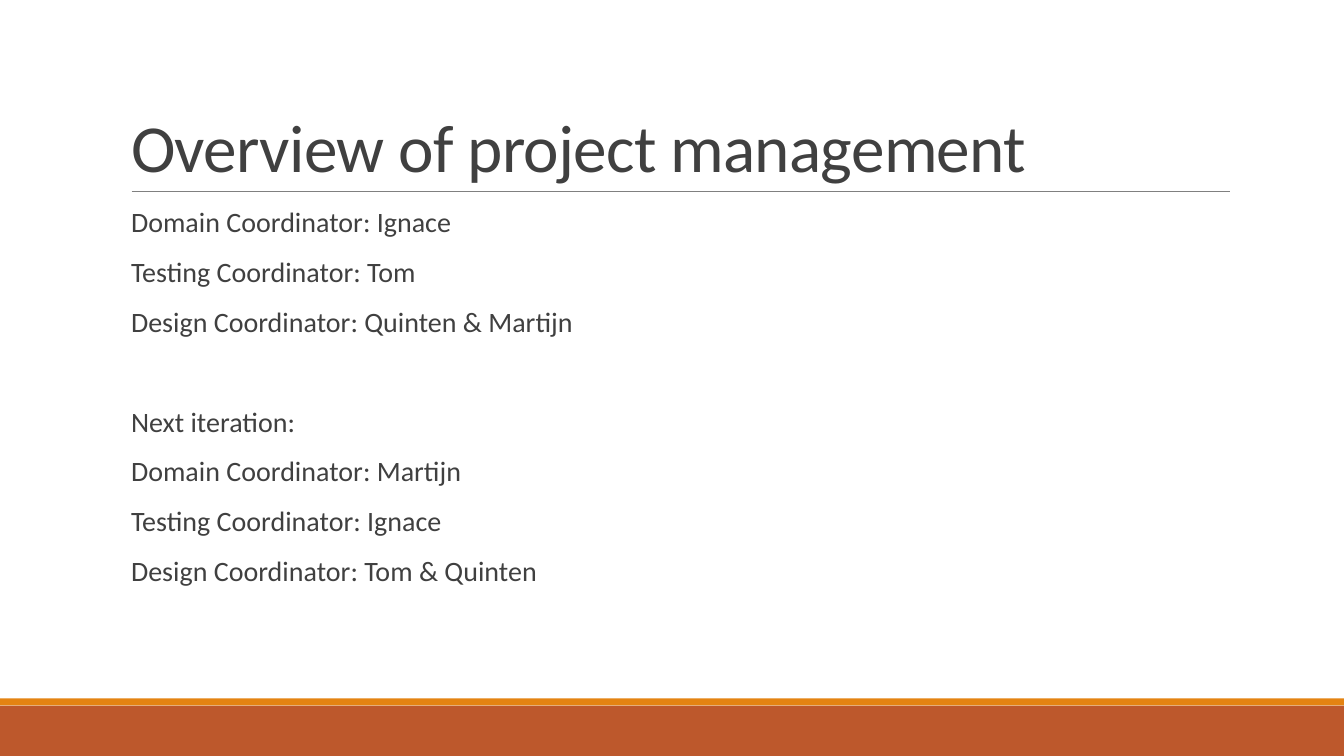
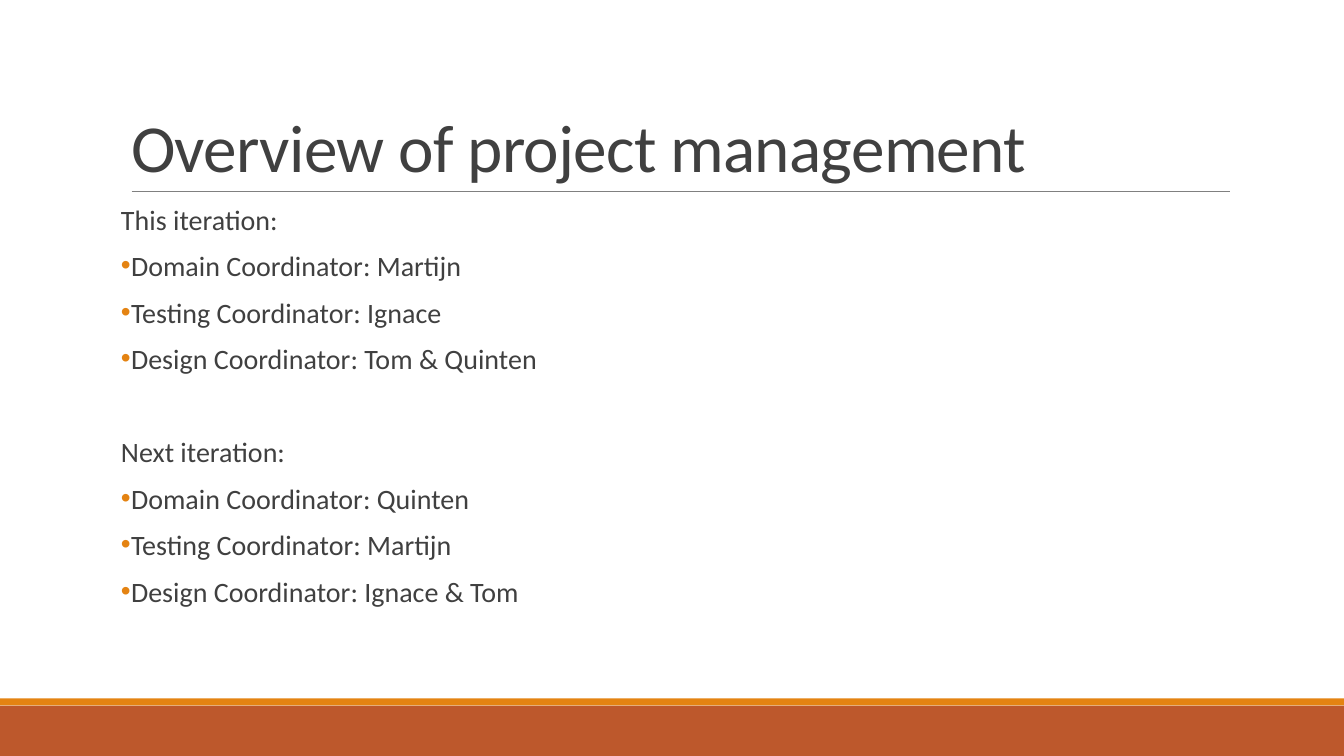
Before and after one commit to IgnaceBleukx/Software-Ontwerp, a slide deck: slide 19 of Presentaties/Iteration2.pptx (slide 15 before the commit). Drawn at 1344x756 pixels with LibreOffice and Linux fonts; fonts in the diff are those of the drawing. Boxes give left, top, right and bottom in pixels: in the first picture for what was removed or moved away, otherwise in the second. Text is boxed around its words. In the diff, an @@ line names an element or a change of style, - is before the commit and + after.

```diff
--- a/Presentaties/Iteration2.pptx
+++ b/Presentaties/Iteration2.pptx
@@ text at (121,210,277,230): text changed @@
-  Domain Coordinator: Ignace
-  Testing Coordinator: Tom
-  Design Coordinator: Quinten & Martijn
-  Next iteration:
+This iteration:
@@ text at (131,256,536,374): bullet   to •; line spacing 0.9 to 0.8 @@
@@ text at (121,442,518,607): paragraphs added @@
+Next iteration:
+• Domain Coordinator: Quinten
+• Testing Coordinator: Martijn
+• Design Coordinator: Ignace & Tom
```
Also in this commit, not shown: 23 other slides changed, 12 slides added, 10 slides removed.
